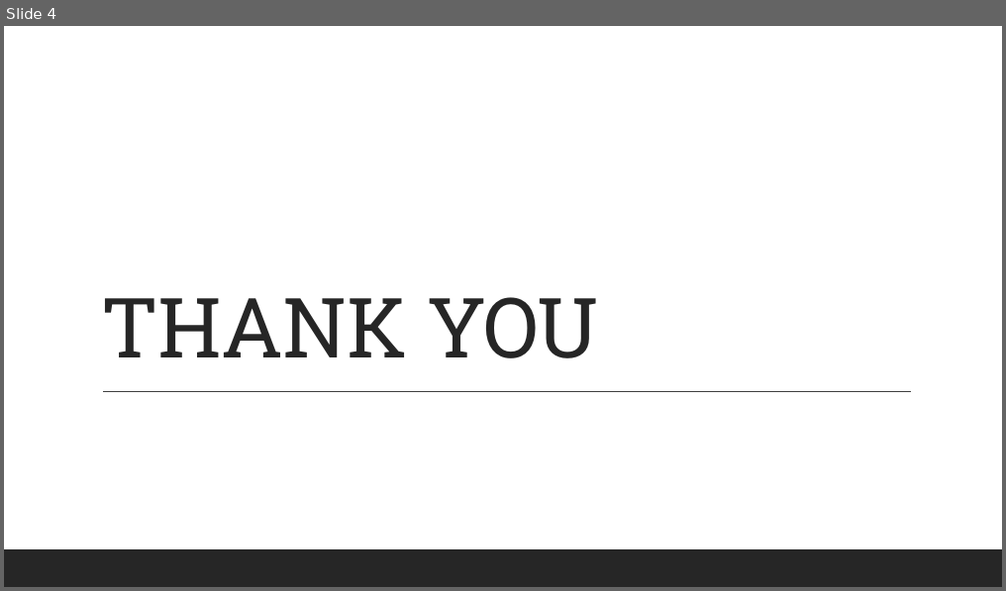
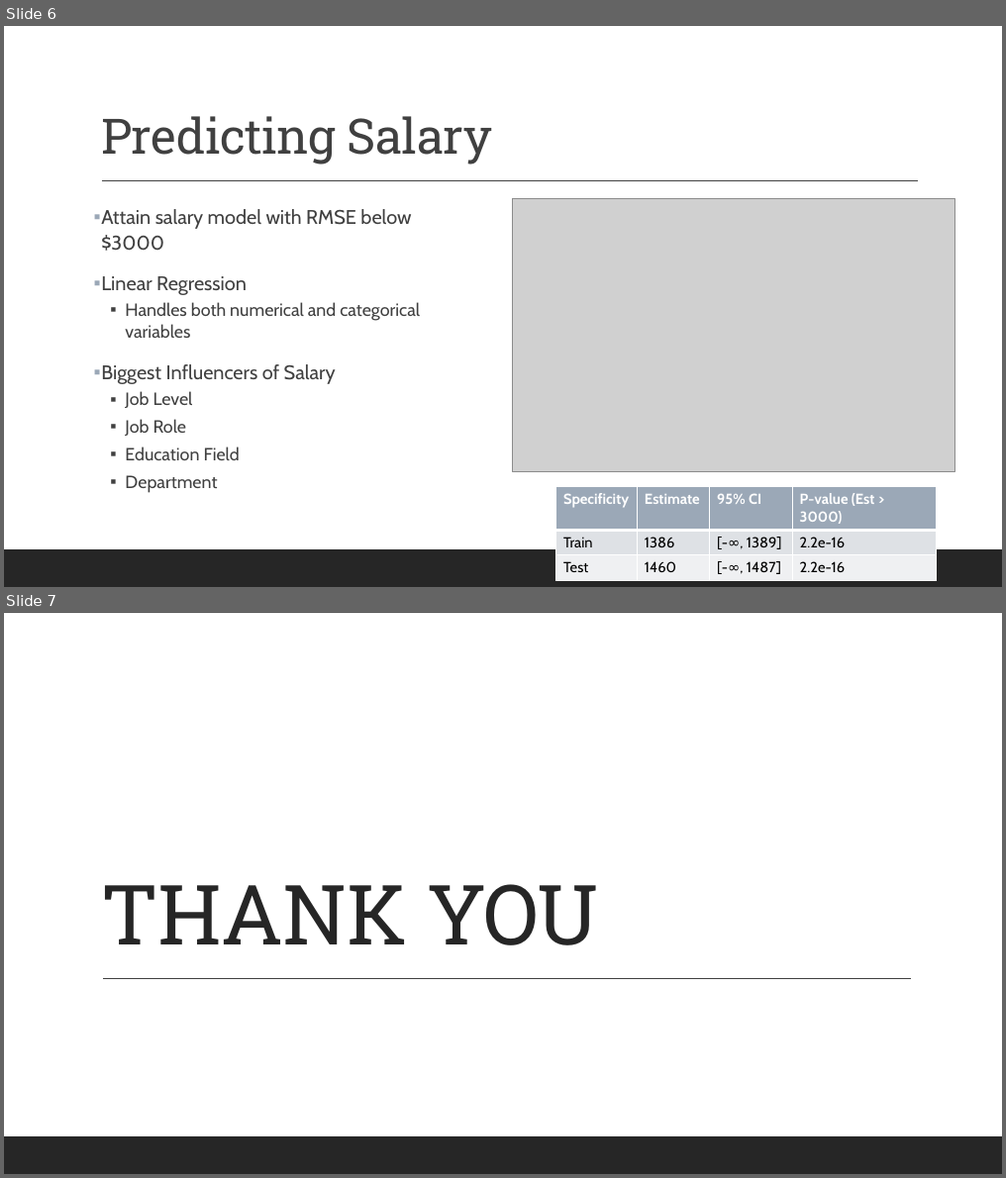
Before and after one commit to RageOfLeviathan/DS6306_CaseStudy02, a slide deck: DS6306_CaseStudy02.pptx. Shown one above the other, each under a label of ours: slide 4 before the commit, slides 6 and 7 after it. The pictures are 1006x591 and 1006x1178 pixels, drawn with LibreOffice and Linux fonts; fonts in the diff are those of the drawing; grey boxes stand for pictures. Boxes give left, top, right and bottom in pixels: in the first picture for what was removed or moved away, otherwise in the second. Text is boxed around its words. In the diff, an @@ line names an element or a change of style, - is before the commit and + after.

```diff
--- a/DS6306_CaseStudy02.pptx
+++ b/DS6306_CaseStudy02.pptx
@@ slide 6 added at (x1=4, y1=26, x2=1002, y2=587), background #FFFFFF; not listed: 1 template element that a slide beside it also shows @@
@@ title added at (x1=101, y1=116, x2=493, y2=165), 47 pt, text #404040 @@
+Predicting Salary
@@ line added from (102, 181) to (918, 181), #404040 1 pt @@
@@ picture added at (x1=513, y1=199, x2=955, y2=472) @@
@@ text added at (x1=101, y1=209, x2=420, y2=493), 17 pt, text #404040 @@
+▪ Attain salary model with RMSE below $3000
+▪ Linear Regression
+  ▪ Handles both numerical and categorical variables
+▪ Biggest Influencers of Salary
+  ▪ Job Level
+  ▪ Job Role
+  ▪ Education Field
+  ▪ Department
@@ table added at (x1=555, y1=487, x2=936, y2=578), 3 rows, 4 columns @@
+Specificity | Estimate | 95% CI | P-value (Est > 3000)
+Train | 1386 | [-∞, 1389] | 2.2e-16
+Test | 1460 | [-∞, 1487] | 2.2e-16
@@ what was slide 4 is now slide 7 @@
```
Also in this commit, not shown: 2 slides changed, 4 other slides added, 2 slides removed, 5 other files.
